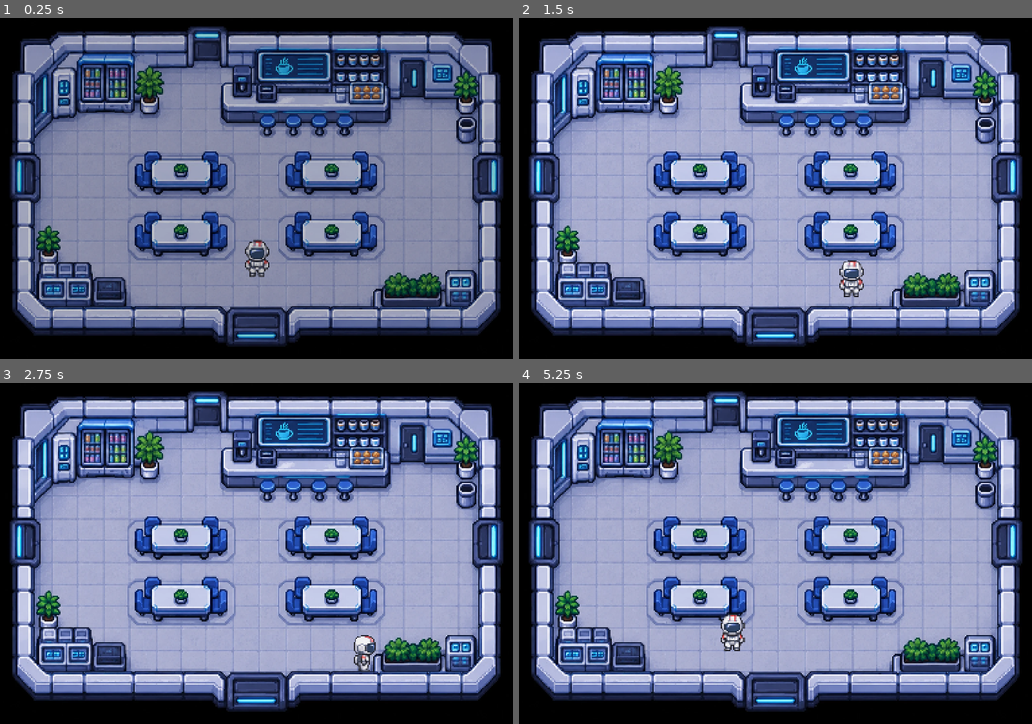
Above: before the commit, frames 1-4 (two rows, left to right).
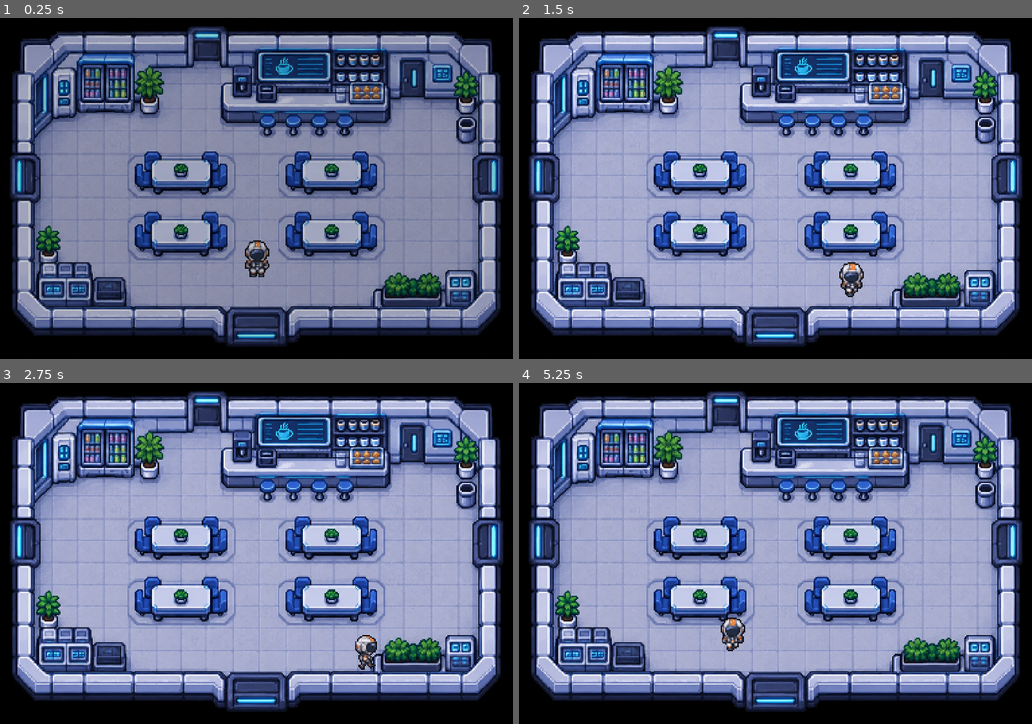
Above: after the commit, the same moments.

Repository: thallesgsrv/nasa-space-apps
Game: Godot game, scene res://scenes/game.tscn
Same seed, same stepped clock (60 frames per second), same inputs: the game is played once before the commit and once after it.
Inputs:
- Up to frame 1 (0.25 s): no input
- Up to frame 2 (1.5 s): hold D (move_right) 0.53-1.28 s; hold S (move_down) from 1.28 s (still down)
- Up to frame 3 (2.75 s): release S (move_down) at 2.03 s; hold D (move_right) from 2.03 s (still down)
- Up to frame 4 (5.25 s): release D (move_right) at 2.78 s; hold W (move_up) 2.78-3.53 s; hold A (move_left) 3.53-5.03 s; hold S (move_down) from 5.03 s (still down)

The runs differ from the first frame. In frame 1, 0.3% of the frame differs, in the area x 47-53%, y 64-76%; in frame 2, 0.4%; in frame 3, 0.3%; in frame 4, 0.4%, in the area x 39-45%, y 67-79%.

Commit message:
Animacao do astronauta (down/up/side) com AnimatedSprite2D
- assets/player/player_sheet.png: idle/run/hit em down, up e side; roll e death em side
- assets/player/player_frames.tres: SpriteFrames com as 11 animacoes
- scenes/player.tscn: Sprite2D -> AnimatedSprite2D (escala 3.5, filtro nearest)
- scripts/player.gd: escolhe animacao por direcao/estado; adiciona hit(), roll(), die()

Diff:
--- /dev/null
+++ b/assets/player/player_frames.tres
@@ -0,0 +1,481 @@
+[gd_resource type="SpriteFrames" load_steps=62 format=3]
+
+[ext_resource type="Texture2D" path="res://assets/player/player_sheet.png" id="1_sheet"]
+
+[sub_resource type="AtlasTexture" id="AtlasTexture_0"]
+atlas = ExtResource("1_sheet")
+region = Rect2(0, 0, 48, 48)
+
+[sub_resource type="AtlasTexture" id="AtlasTexture_1"]
+atlas = ExtResource("1_sheet")
+region = Rect2(48, 0, 48, 48)
+
+[sub_resource type="AtlasTexture" id="AtlasTexture_2"]
+atlas = ExtResource("1_sheet")
+region = Rect2(96, 0, 48, 48)
+
+[sub_resource type="AtlasTexture" id="AtlasTexture_3"]
+atlas = ExtResource("1_sheet")
+region = Rect2(144, 0, 48, 48)
+
+[sub_resource type="AtlasTexture" id="AtlasTexture_4"]
+atlas = ExtResource("1_sheet")
+region = Rect2(0, 48, 48, 48)
+
+[sub_resource type="AtlasTexture" id="AtlasTexture_5"]
+atlas = ExtResource("1_sheet")
+region = Rect2(48, 48, 48, 48)
+
+[sub_resource type="AtlasTexture" id="AtlasTexture_6"]
+atlas = ExtResource("1_sheet")
+region = Rect2(96, 48, 48, 48)
+
+[sub_resource type="AtlasTexture" id="AtlasTexture_7"]
+atlas = ExtResource("1_sheet")
+region = Rect2(144, 48, 48, 48)
+
+[sub_resource type="AtlasTexture" id="AtlasTexture_8"]
+atlas = ExtResource("1_sheet")
+region = Rect2(192, 48, 48, 48)
+
+[sub_resource type="AtlasTexture" id="AtlasTexture_9"]
+atlas = ExtResource("1_sheet")
+region = Rect2(240, 48, 48, 48)
+
+[sub_resource type="AtlasTexture" id="AtlasTexture_10"]
+atlas = ExtResource("1_sheet")
+region = Rect2(288, 48, 48, 48)
+
+[sub_resource type="AtlasTexture" id="AtlasTexture_11"]
+atlas = ExtResource("1_sheet")
+region = Rect2(336, 48, 48, 48)
+
+[sub_resource type="AtlasTexture" id="AtlasTexture_12"]
+atlas = ExtResource("1_sheet")
+region = Rect2(0, 96, 48, 48)
+
+[sub_resource type="AtlasTexture" id="AtlasTexture_13"]
+atlas = ExtResource("1_sheet")
+region = Rect2(48, 96, 48, 48)
+
+[sub_resource type="AtlasTexture" id="AtlasTexture_14"]
+atlas = ExtResource("1_sheet")
+region = Rect2(96, 96, 48, 48)
+
+[sub_resource type="AtlasTexture" id="AtlasTexture_15"]
+atlas = ExtResource("1_sheet")
+region = Rect2(144, 96, 48, 48)
+
+[sub_resource type="AtlasTexture" id="AtlasTexture_16"]
+atlas = ExtResource("1_sheet")
+region = Rect2(0, 144, 48, 48)
+
+[sub_resource type="AtlasTexture" id="AtlasTexture_17"]
+atlas = ExtResource("1_sheet")
+region = Rect2(48, 144, 48, 48)
+
+[sub_resource type="AtlasTexture" id="AtlasTexture_18"]
+atlas = ExtResource("1_sheet")
+region = Rect2(96, 144, 48, 48)
+
+[sub_resource type="AtlasTexture" id="AtlasTexture_19"]
+atlas = ExtResource("1_sheet")
+region = Rect2(144, 144, 48, 48)
+
+[sub_resource type="AtlasTexture" id="AtlasTexture_20"]
+atlas = ExtResource("1_sheet")
+region = Rect2(0, 192, 48, 48)
+
+[sub_resource type="AtlasTexture" id="AtlasTexture_21"]
+atlas = ExtResource("1_sheet")
+region = Rect2(48, 192, 48, 48)
+
+[sub_resource type="AtlasTexture" id="AtlasTexture_22"]
+atlas = ExtResource("1_sheet")
+region = Rect2(96, 192, 48, 48)
+
+[sub_resource type="AtlasTexture" id="AtlasTexture_23"]
+atlas = ExtResource("1_sheet")
+region = Rect2(144, 192, 48, 48)
+
+[sub_resource type="AtlasTexture" id="AtlasTexture_24"]
+atlas = ExtResource("1_sheet")
+region = Rect2(192, 192, 48, 48)
+
+[sub_resource type="AtlasTexture" id="AtlasTexture_25"]
+atlas = ExtResource("1_sheet")
+region = Rect2(240, 192, 48, 48)
+
+[sub_resource type="AtlasTexture" id="AtlasTexture_26"]
+atlas = ExtResource("1_sheet")
+region = Rect2(288, 192, 48, 48)
+
+[sub_resource type="AtlasTexture" id="AtlasTexture_27"]
+atlas = ExtResource("1_sheet")
+region = Rect2(336, 192, 48, 48)
+
+[sub_resource type="AtlasTexture" id="AtlasTexture_28"]
+atlas = ExtResource("1_sheet")
+region = Rect2(0, 240, 48, 48)
+
+[sub_resource type="AtlasTexture" id="AtlasTexture_29"]
+atlas = ExtResource("1_sheet")
+region = Rect2(48, 240, 48, 48)
+
+[sub_resource type="AtlasTexture" id="AtlasTexture_30"]
+atlas = ExtResource("1_sheet")
+region = Rect2(96, 240, 48, 48)
+
+[sub_resource type="AtlasTexture" id="AtlasTexture_31"]
+atlas = ExtResource("1_sheet")
+region = Rect2(144, 240, 48, 48)
+
+[sub_resource type="AtlasTexture" id="AtlasTexture_32"]
+atlas = ExtResource("1_sheet")
+region = Rect2(0, 288, 48, 48)
+
+[sub_resource type="AtlasTexture" id="AtlasTexture_33"]
+atlas = ExtResource("1_sheet")
+region = Rect2(48, 288, 48, 48)
+
+[sub_resource type="AtlasTexture" id="AtlasTexture_34"]
+atlas = ExtResource("1_sheet")
+region = Rect2(96, 288, 48, 48)
+
+[sub_resource type="AtlasTexture" id="AtlasTexture_35"]
+atlas = ExtResource("1_sheet")
+region = Rect2(144, 288, 48, 48)
+
+[sub_resource type="AtlasTexture" id="AtlasTexture_36"]
+atlas = ExtResource("1_sheet")
+region = Rect2(0, 336, 48, 48)
+
+[sub_resource type="AtlasTexture" id="AtlasTexture_37"]
+atlas = ExtResource("1_sheet")
+region = Rect2(48, 336, 48, 48)
+
+[sub_resource type="AtlasTexture" id="AtlasTexture_38"]
+atlas = ExtResource("1_sheet")
+region = Rect2(96, 336, 48, 48)
+
+[sub_resource type="AtlasTexture" id="AtlasTexture_39"]
+atlas = ExtResource("1_sheet")
+region = Rect2(144, 336, 48, 48)
+
+[sub_resource type="AtlasTexture" id="AtlasTexture_40"]
+atlas = ExtResource("1_sheet")
+region = Rect2(192, 336, 48, 48)
+
+[sub_resource type="AtlasTexture" id="AtlasTexture_41"]
+atlas = ExtResource("1_sheet")
+region = Rect2(240, 336, 48, 48)
+
+[sub_resource type="AtlasTexture" id="AtlasTexture_42"]
+atlas = ExtResource("1_sheet")
+region = Rect2(288, 336, 48, 48)
+
+[sub_resource type="AtlasTexture" id="AtlasTexture_43"]
+atlas = ExtResource("1_sheet")
+region = Rect2(336, 336, 48, 48)
+
+[sub_resource type="AtlasTexture" id="AtlasTexture_44"]
+atlas = ExtResource("1_sheet")
+region = Rect2(0, 384, 48, 48)
+
+[sub_resource type="AtlasTexture" id="AtlasTexture_45"]
+atlas = ExtResource("1_sheet")
+region = Rect2(48, 384, 48, 48)
+
+[sub_resource type="AtlasTexture" id="AtlasTexture_46"]
+atlas = ExtResource("1_sheet")
+region = Rect2(96, 384, 48, 48)
+
+[sub_resource type="AtlasTexture" id="AtlasTexture_47"]
+atlas = ExtResource("1_sheet")
+region = Rect2(144, 384, 48, 48)
+
+[sub_resource type="AtlasTexture" id="AtlasTexture_48"]
+atlas = ExtResource("1_sheet")
+region = Rect2(0, 432, 48, 48)
+
+[sub_resource type="AtlasTexture" id="AtlasTexture_49"]
+atlas = ExtResource("1_sheet")
+region = Rect2(48, 432, 48, 48)
+
+[sub_resource type="AtlasTexture" id="AtlasTexture_50"]
+atlas = ExtResource("1_sheet")
+region = Rect2(96, 432, 48, 48)
+
+[sub_resource type="AtlasTexture" id="AtlasTexture_51"]
+atlas = ExtResource("1_sheet")
+region = Rect2(144, 432, 48, 48)
+
+[sub_resource type="AtlasTexture" id="AtlasTexture_52"]
+atlas = ExtResource("1_sheet")
+region = Rect2(192, 432, 48, 48)
+
+[sub_resource type="AtlasTexture" id="AtlasTexture_53"]
+atlas = ExtResource("1_sheet")
+region = Rect2(240, 432, 48, 48)
+
+[sub_resource type="AtlasTexture" id="AtlasTexture_54"]
+atlas = ExtResource("1_sheet")
+region = Rect2(288, 432, 48, 48)
+
+[sub_resource type="AtlasTexture" id="AtlasTexture_55"]
+atlas = ExtResource("1_sheet")
+region = Rect2(336, 432, 48, 48)
+
+[sub_resource type="AtlasTexture" id="AtlasTexture_56"]
+atlas = ExtResource("1_sheet")
+region = Rect2(0, 480, 48, 48)
+
+[sub_resource type="AtlasTexture" id="AtlasTexture_57"]
+atlas = ExtResource("1_sheet")
+region = Rect2(48, 480, 48, 48)
+
+[sub_resource type="AtlasTexture" id="AtlasTexture_58"]
+atlas = ExtResource("1_sheet")
+region = Rect2(96, 480, 48, 48)
+
+[sub_resource type="AtlasTexture" id="AtlasTexture_59"]
+atlas = ExtResource("1_sheet")
+region = Rect2(144, 480, 48, 48)
+
+[resource]
+animations = [{
+"frames": [{
+"duration": 1.0,
+"texture": SubResource("AtlasTexture_0")
+}, {
+"duration": 1.0,
+"texture": SubResource("AtlasTexture_1")
+}, {
+"duration": 1.0,
+"texture": SubResource("AtlasTexture_2")
+}, {
+"duration": 1.0,
+"texture": SubResource("AtlasTexture_3")
+}],
+"loop": true,
+"name": &"idle_down",
+"speed": 6.0
+}, {
+"frames": [{
+"duration": 1.0,
+"texture": SubResource("AtlasTexture_4")
+}, {
+"duration": 1.0,
+"texture": SubResource("AtlasTexture_5")
+}, {
+"duration": 1.0,
+"texture": SubResource("AtlasTexture_6")
+}, {
+"duration": 1.0,
+"texture": SubResource("AtlasTexture_7")
+}, {
+"duration": 1.0,
+"texture": SubResource("AtlasTexture_8")
+}, {
+"duration": 1.0,
+"texture": SubResource("AtlasTexture_9")
+}, {
+"duration": 1.0,
+"texture": SubResource("AtlasTexture_10")
+}, {
+"duration": 1.0,
+"texture": SubResource("AtlasTexture_11")
+}],
+"loop": true,
+"name": &"run_down",
+"speed": 14.0
+}, {
+"frames": [{
+"duration": 1.0,
+"texture": SubResource("AtlasTexture_12")
+}, {
+"duration": 1.0,
+"texture": SubResource("AtlasTexture_13")
+}, {
+"duration": 1.0,
+"texture": SubResource("AtlasTexture_14")
+}, {
+"duration": 1.0,
+"texture": SubResource("AtlasTexture_15")
+}],
+"loop": false,
+"name": &"hit_down",
+"speed": 10.0
+}, {
+"frames": [{
+"duration": 1.0,
+"texture": SubResource("AtlasTexture_16")
+}, {
+"duration": 1.0,
+"texture": SubResource("AtlasTexture_17")
+}, {
+"duration": 1.0,
+"texture": SubResource("AtlasTexture_18")
+}, {
+"duration": 1.0,
+"texture": SubResource("AtlasTexture_19")
+}],
+"loop": true,
+"name": &"idle_up",
+"speed": 6.0
+}, {
+"frames": [{
+"duration": 1.0,
+"texture": SubResource("AtlasTexture_20")
+}, {
+"duration": 1.0,
+"texture": SubResource("AtlasTexture_21")
+}, {
+"duration": 1.0,
+"texture": SubResource("AtlasTexture_22")
+}, {
+"duration": 1.0,
+"texture": SubResource("AtlasTexture_23")
+}, {
+"duration": 1.0,
+"texture": SubResource("AtlasTexture_24")
+}, {
+"duration": 1.0,
+"texture": SubResource("AtlasTexture_25")
+}, {
+"duration": 1.0,
+"texture": SubResource("AtlasTexture_26")
+}, {
+"duration": 1.0,
+"texture": SubResource("AtlasTexture_27")
+}],
+"loop": true,
+"name": &"run_up",
+"speed": 14.0
+}, {
+"frames": [{
+"duration": 1.0,
+"texture": SubResource("AtlasTexture_28")
+}, {
+"duration": 1.0,
+"texture": SubResource("AtlasTexture_29")
+}, {
+"duration": 1.0,
+"texture": SubResource("AtlasTexture_30")
+}, {
+"duration": 1.0,
+"texture": SubResource("AtlasTexture_31")
+}],
+"loop": false,
+"name": &"hit_up",
+"speed": 10.0
+}, {
+"frames": [{
+"duration": 1.0,
+"texture": SubResource("AtlasTexture_32")
+}, {
+"duration": 1.0,
+"texture": SubResource("AtlasTexture_33")
+}, {
+"duration": 1.0,
+"texture": SubResource("AtlasTexture_34")
+}, {
+"duration": 1.0,
+"texture": SubResource("AtlasTexture_35")
+}],
+"loop": true,
+"name": &"idle_side",
+"speed": 6.0
+}, {
+"frames": [{
+"duration": 1.0,
+"texture": SubResource("AtlasTexture_36")
+}, {
+"duration": 1.0,
+"texture": SubResource("AtlasTexture_37")
+}, {
+"duration": 1.0,
+"texture": SubResource("AtlasTexture_38")
+}, {
+"duration": 1.0,
+"texture": SubResource("AtlasTexture_39")
+}, {
+"duration": 1.0,
+"texture": SubResource("AtlasTexture_40")
+}, {
+"duration": 1.0,
+"texture": SubResource("AtlasTexture_41")
+}, {
+"duration": 1.0,
+"texture": SubResource("AtlasTexture_42")
+}, {
+"duration": 1.0,
+"texture": SubResource("AtlasTexture_43")
+}],
+"loop": true,
+"name": &"run_side",
+"speed": 14.0
+}, {
+"frames": [{
+"duration": 1.0,
+"texture": SubResource("AtlasTexture_44")
+}, {
+"duration": 1.0,
+"texture": SubResource("AtlasTexture_45")
+}, {
+"duration": 1.0,
+"texture": SubResource("AtlasTexture_46")
+}, {
+"duration": 1.0,
+"texture": SubResource("AtlasTexture_47")
+}],
+"loop": false,
+"name": &"hit_side",
+"speed": 10.0
+}, {
+"frames": [{
+"duration": 1.0,
+"texture": SubResource("AtlasTexture_48")
+}, {
+"duration": 1.0,
+"texture": SubResource("AtlasTexture_49")
+}, {
+"duration": 1.0,
+"texture": SubResource("AtlasTexture_50")
+}, {
+"duration": 1.0,
+"texture": SubResource("AtlasTexture_51")
+}, {
+"duration": 1.0,
+"texture": SubResource("AtlasTexture_52")
+}, {
+"duration": 1.0,
+"texture": SubResource("AtlasTexture_53")
+}, {
+"duration": 1.0,
+"texture": SubResource("AtlasTexture_54")
+}, {
+"duration": 1.0,
+"texture": SubResource("AtlasTexture_55")
+}],
+"loop": false,
+"name": &"roll_side",
+"speed": 12.0
+}, {
+"frames": [{
+"duration": 1.0,
+"texture": SubResource("AtlasTexture_56")
+}, {
+"duration": 1.0,
+"texture": SubResource("AtlasTexture_57")
+}, {
+"duration": 1.0,
+"texture": SubResource("AtlasTexture_58")
+}, {
+"duration": 1.0,
+"texture": SubResource("AtlasTexture_59")
+}],
+"loop": false,
+"name": &"death_side",
+"speed": 8.0
+}]
--- a/scenes/player.tscn
+++ b/scenes/player.tscn
@@ -1,7 +1,7 @@
 [gd_scene load_steps=4 format=3]
 
 [ext_resource type="Script" path="res://scripts/player.gd" id="1_player"]
-[ext_resource type="Texture2D" path="res://assets/player/player_down.png" id="2_down"]
+[ext_resource type="SpriteFrames" path="res://assets/player/player_frames.tres" id="2_frames"]
 
 [sub_resource type="RectangleShape2D" id="RectangleShape2D_feet"]
 size = Vector2(56, 28)
@@ -10,9 +10,12 @@
 motion_mode = 1
 script = ExtResource("1_player")
 
-[node name="Sprite2D" type="Sprite2D" parent="."]
-scale = Vector2(0.5, 0.5)
-texture = ExtResource("2_down")
+[node name="AnimatedSprite2D" type="AnimatedSprite2D" parent="."]
+texture_filter = 1
+scale = Vector2(3.5, 3.5)
+sprite_frames = ExtResource("2_frames")
+animation = &"idle_down"
+offset = Vector2(1.5, -18)
 
 [node name="CollisionShape2D" type="CollisionShape2D" parent="."]
 position = Vector2(0, -14)
--- a/scripts/player.gd
+++ b/scripts/player.gd
@@ -1,44 +1,101 @@
 extends CharacterBody2D
 ## Astronauta controlado pelo jogador: anda para cima, baixo, esquerda e direita.
-## Sem animacao por enquanto: so troca a imagem conforme a direcao.
 ## Teclas: WASD ou setas.
+## Animacoes (assets/player/player_frames.tres): idle/run/hit em down, up e side;
+## roll e death existem so em side (a direita e o lado "natural" do sprite, a esquerda usa flip_h).
 
 @export var speed: float = 300.0
+@export var roll_speed: float = 520.0
 
-@onready var sprite: Sprite2D = $Sprite2D
+@onready var sprite: AnimatedSprite2D = $AnimatedSprite2D
 
-const TEX_UP := preload("res://assets/player/player_up.png")
-const TEX_DOWN := preload("res://assets/player/player_down.png")
-const TEX_SIDE := preload("res://assets/player/player_side.png") # sprite original olha para a ESQUERDA
+var _facing := "down"        # "down" | "up" | "side"
+var _flip := false           # true = olhando para a esquerda (so vale em "side")
+var _last_dir := Vector2.DOWN
+var _locked := false         # hit/roll tocando: sem controle
+var _dead := false
+var _roll_dir := Vector2.ZERO
 
 
 func _ready() -> void:
 	_setup_input()
-	_show_sprite(TEX_DOWN, false)
+	sprite.animation_finished.connect(_on_animation_finished)
+	_play("idle")
 
 
 func _physics_process(_delta: float) -> void:
+	if _dead:
+		return
+	if _locked:
+		velocity = _roll_dir * roll_speed
+		move_and_slide()
+		return
+
 	var dir := Input.get_vector("move_left", "move_right", "move_up", "move_down")
 	velocity = dir * speed
 	move_and_slide()
 
 	if dir == Vector2.ZERO:
-		return # parado: mantem o ultimo sprite
+		_play("idle")
+		return
 
+	_last_dir = dir
 	# Diagonal: o eixo horizontal vence o empate.
 	if absf(dir.x) >= absf(dir.y):
-		_show_sprite(TEX_SIDE, dir.x > 0.0) # direita = sprite da esquerda espelhado
+		_facing = "side"
+		_flip = dir.x < 0.0
 	elif dir.y < 0.0:
-		_show_sprite(TEX_UP, false)
+		_facing = "up"
 	else:
-		_show_sprite(TEX_DOWN, false)
+		_facing = "down"
+	_play("run")
 
 
-func _show_sprite(tex: Texture2D, flip: bool) -> void:
-	sprite.texture = tex
-	sprite.flip_h = flip
-	# Origem do personagem = pes (centro da base da imagem).
-	sprite.offset = Vector2(0, -tex.get_height() / 2.0)
+## Toca a animacao de dano (o jogador perde o controle ate ela terminar).
+func hit() -> void:
+	if _dead or _locked:
+		return
+	_locked = true
+	_roll_dir = Vector2.ZERO
+	_play("hit", true)
+
+
+## Rolamento na ultima direcao andada.
+func roll() -> void:
+	if _dead or _locked:
+		return
+	_locked = true
+	_roll_dir = _last_dir.normalized()
+	if absf(_roll_dir.x) > 0.1:
+		_flip = _roll_dir.x < 0.0
+	sprite.flip_h = _flip
+	sprite.play("roll_side")
+
+
+## Animacao de morte; o personagem fica deitado no ultimo frame.
+func die() -> void:
+	if _dead:
+		return
+	_dead = true
+	_locked = true
+	velocity = Vector2.ZERO
+	sprite.flip_h = _flip
+	sprite.play("death_side")
+
+
+func _play(base: String, restart: bool = false) -> void:
+	var anim := "%s_%s" % [base, _facing]
+	sprite.flip_h = _flip and _facing == "side"
+	if restart or sprite.animation != anim:
+		sprite.play(anim)
+
+
+func _on_animation_finished() -> void:
+	var anim := String(sprite.animation)
+	if anim.begins_with("hit") or anim.begins_with("roll"):
+		_locked = false
+		_roll_dir = Vector2.ZERO
+		_play("idle", true)
 
 
 ## Cria as acoes de movimento no codigo (setas + WASD), sem mexer no project.godot.
Binary file added: assets/player/player_sheet.png
